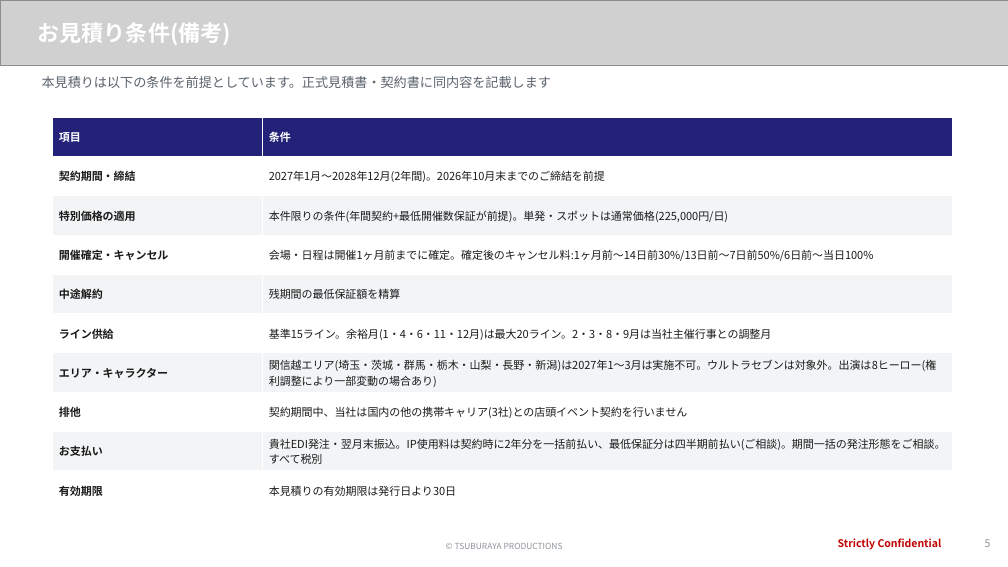
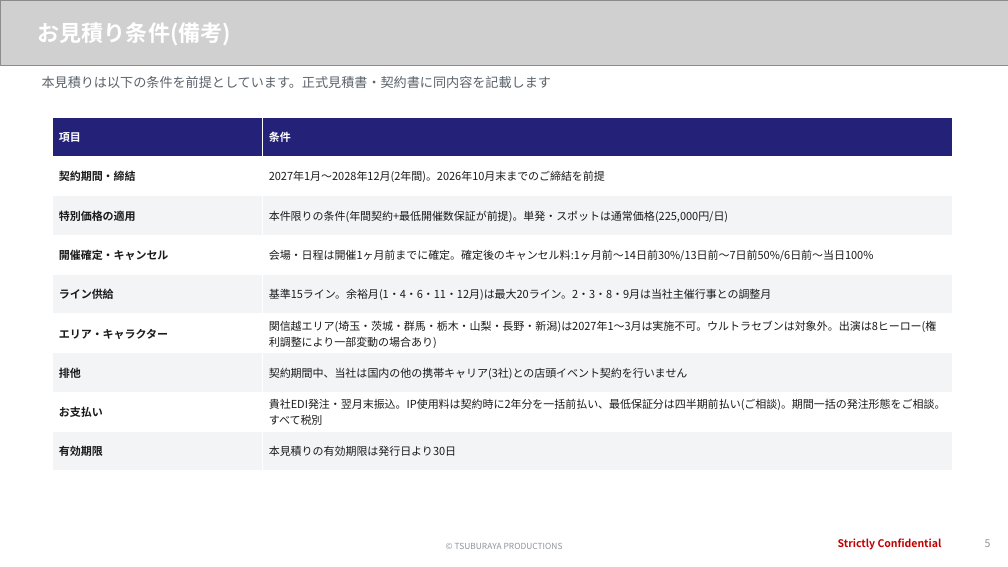
Before and after one commit to hayatoshintani-spe/kessho-lens, a slide deck: slide 5 of docs/proposals/softbank-ultraman-caravan/SB様提示用_お見積り_最低保証プラン.pptx. Drawn at 1008x567 pixels with LibreOffice and Linux fonts; fonts in the diff are those of the drawing; grey boxes stand for pictures. Boxes give left, top, right and bottom in pixels: in the first picture for what was removed or moved away, otherwise in the second. Text is boxed around its words. In the diff, an @@ line names an element or a change of style, - is before the commit and + after.

```diff
--- a/docs/proposals/softbank-ultraman-caravan/SB様提示用_お見積り_最低保証プラン.pptx
+++ b/docs/proposals/softbank-ultraman-caravan/SB様提示用_お見積り_最低保証プラン.pptx
@@ table at [53,117,953,471] @@
-row 5: 中途解約 | 残期間の最低保証額を精算
```
Also in this commit, not shown: 1 other slide changed, 20 other files.
